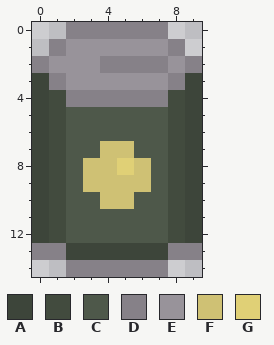
Pixel-art sprite: assets/items/others/soda.png. The first picture shows the starting point.
The file is 32x32 pixels, drawn in blocks of 2x2; one block is one cell here. The old version is drawn lined up with the new one, on the new canvas.
Palette (. is transparent): A #3d453a  B #424b3e  C #4e584a  D #868188  E #98939a  F #cfc174  G #e0d076
Pixels before, first column x 0:
 0 ..DDDDDD..
 1 .DEEEEEED.
 2 DEEEDDDDED
 3 ADEEEEEEDA
 4 ABDDDDDDBA
 5 ABCCCCCCBA
 6 ABCCCCCCBA
 7 ABCCFFCCBA
 8 ABCFFGFCBA
 9 ABCFFFFCBA
10 ABCCFFCCBA
11 ABCCCCCCBA
12 ABCCCCCCBA
13 DDAAAAAADD
14 ..DDDDDD..
Now the later version:
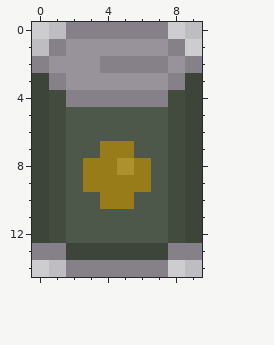
Change:
canvas 16x16 -> 10x15, the old top-left corner now at -3,-1 (the part of the old canvas that was cut away was empty and is not shown)
colour F: #cfc174 -> #987c1a
colour G: #e0d076 -> #ad912f
Boxes around the changes in both pictures, in picture pixels (x1, y1, x2, y2):
changed: (83, 141, 151, 209)
